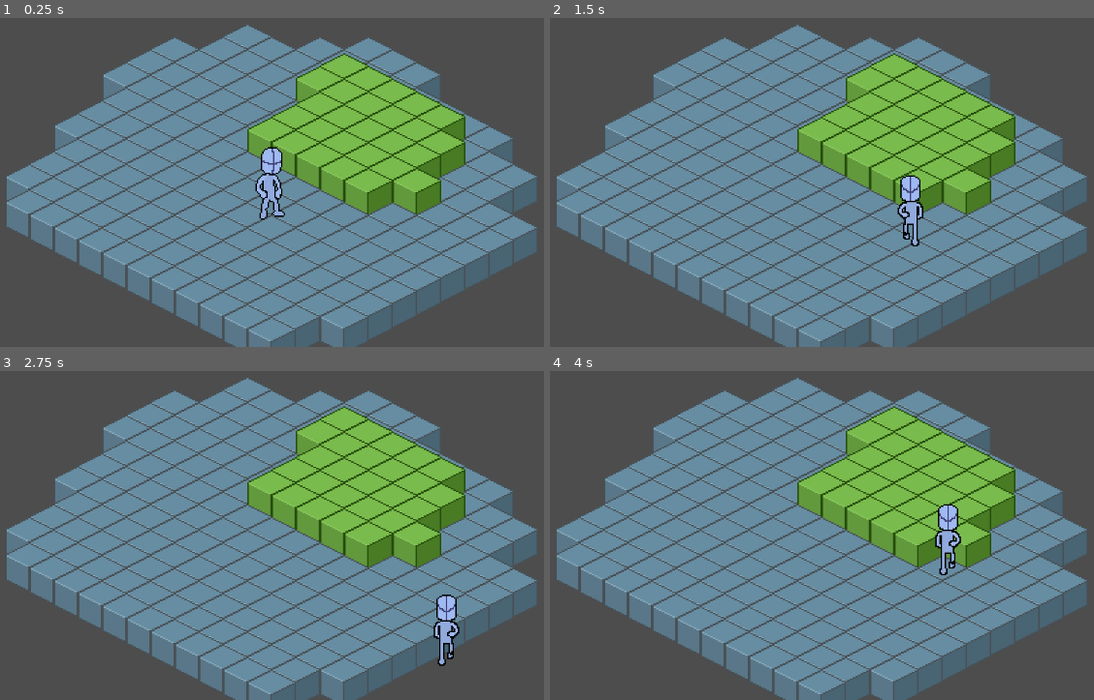
Above: before the commit, frames 1-4 (two rows, left to right).
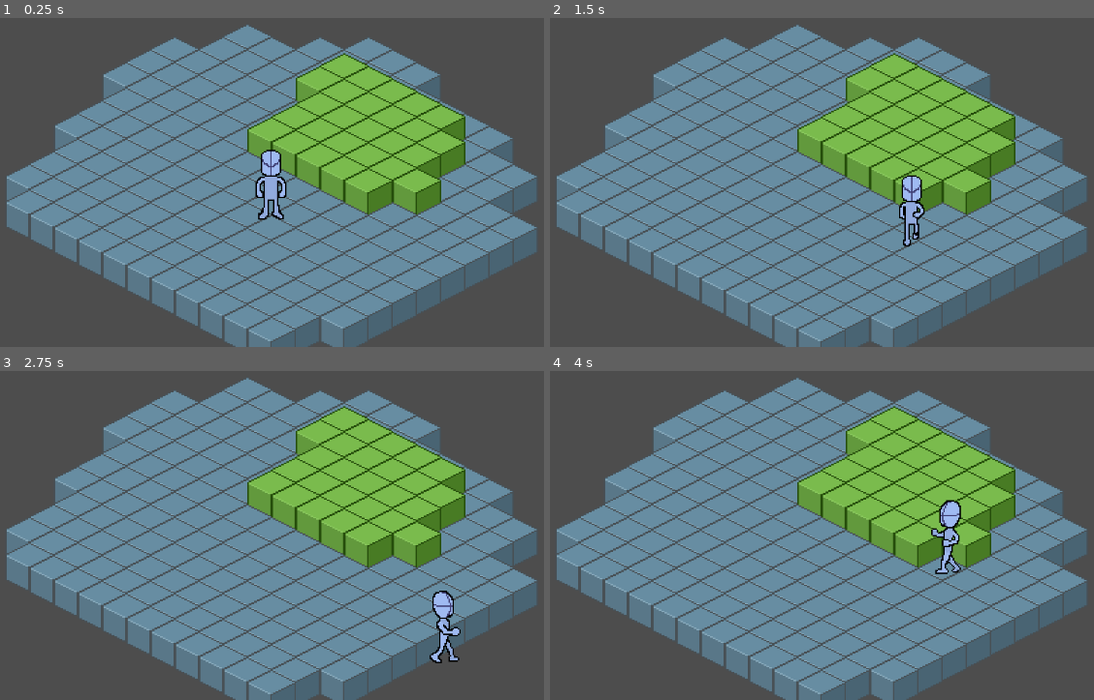
Above: after the commit, the same moments.

Repository: titoCo12/necro-proyecto-riss
Game: Godot game, scene res://scenes/overworld.tscn
Same seed, same stepped clock (60 frames per second), same inputs: the game is played once before the commit and once after it.
Inputs:
- Up to frame 1 (0.25 s): no input
- Up to frame 2 (1.5 s): tap Enter at 0.5 s; hold D (ui_right) 0.53-1.28 s; hold S (ui_down) from 1.28 s (still down)
- Up to frame 3 (2.75 s): release S (ui_down) at 2.03 s; hold D (ui_right) from 2.03 s (still down)
- Up to frame 4 (4 s): release D (ui_right) at 2.78 s; hold W (ui_up) 2.78-3.53 s; hold A (ui_left) from 3.53 s (still down)

The runs differ from the first frame. In frame 1, 0.5% of the frame differs, in the area x 46-53%, y 39-62%; in frame 2, 0.4%; in frame 3, 0.6%, in the area x 78-85%, y 66-90%; in frame 4, 0.6%.

Commit message:
falta Idle y walking de WA,W Y WD

Diff:
--- a/scenes/Dummy.tscn
+++ b/scenes/Dummy.tscn
@@ -1,12 +1,48 @@
-[gd_scene load_steps=28 format=3 uid="uid://degryykid6pjq"]
+[gd_scene load_steps=44 format=3 uid="uid://degryykid6pjq"]
 
 [ext_resource type="Script" uid="uid://crt86hmla70oh" path="res://scripts/necro.gd" id="1_2hh5m"]
 [ext_resource type="Texture2D" uid="uid://3ccqaopbi8jq" path="res://assets/Dummy/Sheets/Dummy-Idle-SA-Sheet.png" id="2_de8r6"]
+[ext_resource type="Texture2D" uid="uid://13puqchxnqu5" path="res://assets/Dummy/Sheets/Dummy-Idle-E-Sheet-30x58.png" id="2_f4g1c"]
+[ext_resource type="Texture2D" uid="uid://nsuioocmm88g" path="res://assets/Dummy/Sheets/Dummy-Idle-A-Sheet-30x58.png" id="2_jwj8c"]
 [ext_resource type="Texture2D" uid="uid://biw6yljdwvs3a" path="res://assets/Dummy/Sheets/Dummy-Idle-SE-Sheet-30x58.png" id="2_k1tqs"]
 [ext_resource type="Texture2D" uid="uid://kyno3qdpp5jm" path="res://assets/Dummy/Sheets/Dummy-Idle-S-Sheet-30x58.png" id="2_rkxlp"]
 [ext_resource type="Texture2D" uid="uid://coqi1banc1ouj" path="res://assets/Dummy/Sheets/Dummy-Walking-SA-Sheet.png" id="4_g20qn"]
 [ext_resource type="Texture2D" uid="uid://n4fscqg4n8i1" path="res://assets/Dummy/Sheets/Dummy-Walking-S-Sheet-30x58.png" id="5_8s2n1"]
 [ext_resource type="Texture2D" uid="uid://dteruifxwpvq1" path="res://assets/Dummy/Sheets/Dummy-Walking-SD-Sheet.png" id="5_rkxlp"]
+[ext_resource type="Texture2D" uid="uid://7reml3bf087g" path="res://assets/Dummy/Sheets/Dummy-Walking-A-Sheet-30x58.png" id="7_4hvuk"]
+[ext_resource type="Texture2D" uid="uid://c0ngcxpgyd0tj" path="res://assets/Dummy/Sheets/Dummy-Walking-D-Sheet-30x58.png" id="7_xg8qx"]
+
+[sub_resource type="AtlasTexture" id="AtlasTexture_c4hf0"]
+atlas = ExtResource("2_jwj8c")
+region = Rect2(0, 0, 30, 58)
+
+[sub_resource type="AtlasTexture" id="AtlasTexture_crxal"]
+atlas = ExtResource("2_jwj8c")
+region = Rect2(30, 0, 30, 58)
+
+[sub_resource type="AtlasTexture" id="AtlasTexture_7jui0"]
+atlas = ExtResource("2_jwj8c")
+region = Rect2(60, 0, 30, 58)
+
+[sub_resource type="AtlasTexture" id="AtlasTexture_c3i0a"]
+atlas = ExtResource("2_jwj8c")
+region = Rect2(90, 0, 30, 58)
+
+[sub_resource type="AtlasTexture" id="AtlasTexture_x7tdw"]
+atlas = ExtResource("2_f4g1c")
+region = Rect2(0, 0, 30, 58)
+
+[sub_resource type="AtlasTexture" id="AtlasTexture_qkp4v"]
+atlas = ExtResource("2_f4g1c")
+region = Rect2(30, 0, 30, 58)
+
+[sub_resource type="AtlasTexture" id="AtlasTexture_puywv"]
+atlas = ExtResource("2_f4g1c")
+region = Rect2(60, 0, 30, 58)
+
+[sub_resource type="AtlasTexture" id="AtlasTexture_0kpvv"]
+atlas = ExtResource("2_f4g1c")
+region = Rect2(90, 0, 30, 58)
 
 [sub_resource type="AtlasTexture" id="AtlasTexture_dcx5d"]
 atlas = ExtResource("2_rkxlp")
@@ -55,6 +91,22 @@
 [sub_resource type="AtlasTexture" id="AtlasTexture_eax04"]
 atlas = ExtResource("2_k1tqs")
 region = Rect2(90, 0, 30, 58)
+
+[sub_resource type="AtlasTexture" id="AtlasTexture_gxsqf"]
+atlas = ExtResource("7_4hvuk")
+region = Rect2(0, 0, 30, 58)
+
+[sub_resource type="AtlasTexture" id="AtlasTexture_3oulo"]
+atlas = ExtResource("7_4hvuk")
+region = Rect2(30, 0, 30, 58)
+
+[sub_resource type="AtlasTexture" id="AtlasTexture_k18kf"]
+atlas = ExtResource("7_xg8qx")
+region = Rect2(0, 0, 30, 58)
+
+[sub_resource type="AtlasTexture" id="AtlasTexture_5bon2"]
+atlas = ExtResource("7_xg8qx")
+region = Rect2(30, 0, 30, 58)
 
 [sub_resource type="AtlasTexture" id="AtlasTexture_atmpa"]
 atlas = ExtResource("5_8s2n1")
@@ -84,6 +136,40 @@
 animations = [{
 "frames": [{
 "duration": 1.0,
+"texture": SubResource("AtlasTexture_c4hf0")
+}, {
+"duration": 1.0,
+"texture": SubResource("AtlasTexture_crxal")
+}, {
+"duration": 1.0,
+"texture": SubResource("AtlasTexture_7jui0")
+}, {
+"duration": 1.0,
+"texture": SubResource("AtlasTexture_c3i0a")
+}],
+"loop": true,
+"name": &"Idle-A",
+"speed": 6.0
+}, {
+"frames": [{
+"duration": 1.0,
+"texture": SubResource("AtlasTexture_x7tdw")
+}, {
+"duration": 1.0,
+"texture": SubResource("AtlasTexture_qkp4v")
+}, {
+"duration": 1.0,
+"texture": SubResource("AtlasTexture_puywv")
+}, {
+"duration": 1.0,
+"texture": SubResource("AtlasTexture_0kpvv")
+}],
+"loop": true,
+"name": &"Idle-D",
+"speed": 6.0
+}, {
+"frames": [{
+"duration": 1.0,
 "texture": SubResource("AtlasTexture_dcx5d")
 }, {
 "duration": 1.0,
@@ -135,6 +221,28 @@
 }, {
 "frames": [{
 "duration": 1.0,
+"texture": SubResource("AtlasTexture_gxsqf")
+}, {
+"duration": 1.0,
+"texture": SubResource("AtlasTexture_3oulo")
+}],
+"loop": true,
+"name": &"Walking-A",
+"speed": 4.0
+}, {
+"frames": [{
+"duration": 1.0,
+"texture": SubResource("AtlasTexture_k18kf")
+}, {
+"duration": 1.0,
+"texture": SubResource("AtlasTexture_5bon2")
+}],
+"loop": true,
+"name": &"Walking-D",
+"speed": 4.0
+}, {
+"frames": [{
+"duration": 1.0,
 "texture": SubResource("AtlasTexture_atmpa")
 }, {
 "duration": 1.0,
@@ -142,7 +250,7 @@
 }],
 "loop": true,
 "name": &"Walking-S",
-"speed": 6.0
+"speed": 4.0
 }, {
 "frames": [{
 "duration": 1.0,
@@ -153,7 +261,7 @@
 }],
 "loop": true,
 "name": &"Walking-SA",
-"speed": 6.0
+"speed": 4.0
 }, {
 "frames": [{
 "duration": 1.0,
@@ -164,7 +272,7 @@
 }],
 "loop": true,
 "name": &"Walking-SD",
-"speed": 6.0
+"speed": 4.0
 }]
 
 [sub_resource type="RectangleShape2D" id="RectangleShape2D_sq1rf"]
@@ -176,10 +284,8 @@
 
 [node name="AnimatedSprite2D" type="AnimatedSprite2D" parent="."]
 sprite_frames = SubResource("SpriteFrames_klls2")
-animation = &"Walking-S"
-autoplay = "Idle-SD"
-frame = 1
-frame_progress = 0.121837
+animation = &"Walking-A"
+autoplay = "Idle-S"
 
 [node name="CollisionShape2D" type="CollisionShape2D" parent="."]
 visible = false
--- a/scripts/necro.gd
+++ b/scripts/necro.gd
@@ -7,7 +7,7 @@
 
 
 var speed = 90
-var last_dir = RIGHT
+var last_dir = DOWN
 
 
 func _physics_process(delta):
Binary file added: assets/Dummy/Sheets/Dummy-Idle-A-Sheet-30x58.png
Not shown, added: assets/Dummy/Sheets/Dummy-Idle-A-Sheet-30x58.png.import
Binary file added: assets/Dummy/Sheets/Dummy-Idle-E-Sheet-30x58.png
Not shown, added: assets/Dummy/Sheets/Dummy-Idle-E-Sheet-30x58.png.import
Binary file added: assets/Dummy/Sheets/Dummy-Walking-A-Sheet-30x58.png
Not shown, added: assets/Dummy/Sheets/Dummy-Walking-A-Sheet-30x58.png.import
Binary file added: assets/Dummy/Sheets/Dummy-Walking-D-Sheet-30x58.png
Not shown, added: assets/Dummy/Sheets/Dummy-Walking-D-Sheet-30x58.png.import
